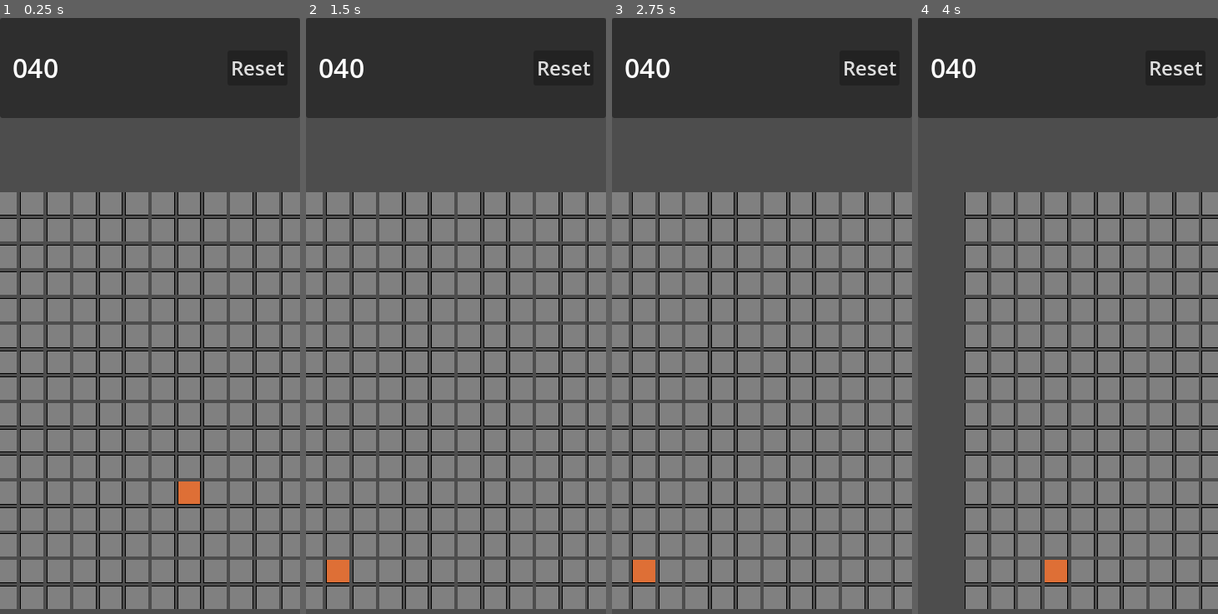
Above: before the commit, frames 1-4 (left to right).
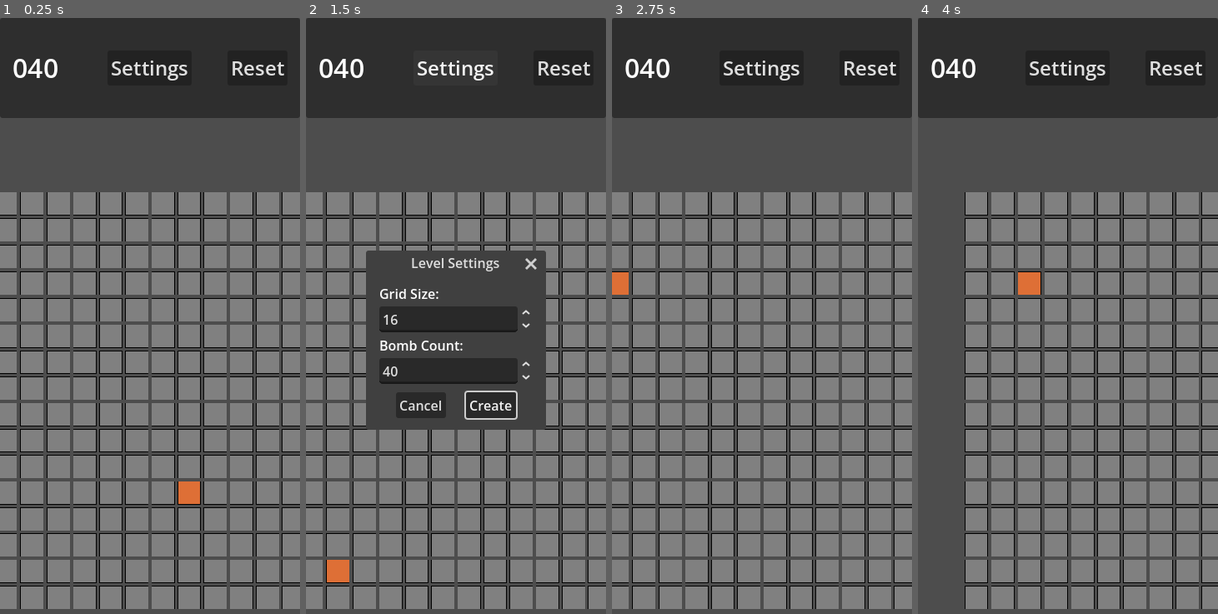
Above: after the commit, the same moments.

Repository: SasaSuppenknecht/MinesweeperApp
Game: Godot game, scene res://scenes/minesweeper.tscn
Same seed, same stepped clock (60 frames per second), same inputs: the game is played once before the commit and once after it.
Inputs (mouse positions are in pixels of both pictures, inside the frame that each line leads up to):
- Up to frame 1 (0.25 s): no input
- Up to frame 2 (1.5 s): click "Reset" at 0.5 s; click (456, 65) at 1.25 s, where only the run after the commit has a clickable "Settings"
- Up to frame 3 (2.75 s): click (798, 405) at 2 s, where only the run after the commit has a clickable "Create"
- Up to frame 4 (4 s): drag from (924, 202) to (1098, 202) at 2.77 s; tap Enter at 3.5 s; drag from (978, 202) to (1053, 482) at 3.52 s

The runs differ from the first frame. In frame 1, 0.3% of the frame differs, in the area x 37-63%, y 7-11%; in frame 2, 16%, in the area x 20-80%, y 7-70%; in frame 3, 0.8%; in frame 4, 0.8%.

Commit message:
Added Level size settings Removed unnecessary menu file

Diff:
--- a/scenes/minesweeper.tscn
+++ b/scenes/minesweeper.tscn
@@ -3,8 +3,8 @@
 [ext_resource type="Script" uid="uid://kjt3dqn7gt4s" path="res://scripts/main.gd" id="1_2m5h3"]
 [ext_resource type="Script" uid="uid://b45irb86srp4g" path="res://scripts/flag_counter.gd" id="1_p5s82"]
 [ext_resource type="Script" uid="uid://dy7sfphvgrjpu" path="res://scripts/camera_control.gd" id="1_xhb67"]
+[ext_resource type="Script" uid="uid://baw37j0j8ryyq" path="res://scripts/level_settings.gd" id="2_f7qek"]
 [ext_resource type="Script" uid="uid://bci7fv1akbxma" path="res://scripts/game_board.gd" id="2_xhb67"]
-[ext_resource type="Script" uid="uid://dcjlsgs2mqwic" path="res://scripts/menu.gd" id="3_f7qek"]
 
 [node name="Minesweeper" type="Control" unique_id=923418698]
 layout_mode = 3
@@ -15,6 +15,41 @@
 grow_vertical = 2
 mouse_filter = 1
 script = ExtResource("1_2m5h3")
+
+[node name="LevelSettings" type="ConfirmationDialog" parent="." unique_id=2054589235]
+oversampling_override = 1.0
+title = "Level Settings"
+initial_position = 1
+size = Vector2i(200, 177)
+ok_button_text = "Create"
+script = ExtResource("2_f7qek")
+
+[node name="VBoxContainer" type="VBoxContainer" parent="LevelSettings" unique_id=1460173657]
+offset_left = 8.0
+offset_top = 8.0
+offset_right = 192.0
+offset_bottom = 128.0
+
+[node name="Label" type="Label" parent="LevelSettings/VBoxContainer" unique_id=565519101]
+layout_mode = 2
+text = "Grid Size:"
+
+[node name="GridSize" type="SpinBox" parent="LevelSettings/VBoxContainer" unique_id=1166953558]
+unique_name_in_owner = true
+layout_mode = 2
+min_value = 3.0
+value = 3.0
+rounded = true
+
+[node name="Label2" type="Label" parent="LevelSettings/VBoxContainer" unique_id=996471323]
+layout_mode = 2
+text = "Bomb Count:"
+
+[node name="BombCount" type="SpinBox" parent="LevelSettings/VBoxContainer" unique_id=477383529]
+unique_name_in_owner = true
+layout_mode = 2
+min_value = 1.0
+value = 1.0
 
 [node name="Panel" type="Panel" parent="." unique_id=1695006]
 layout_mode = 1
@@ -45,13 +80,19 @@
 text = "000"
 script = ExtResource("1_p5s82")
 
+[node name="Settings" type="Button" parent="Panel/MarginContainer/HBoxContainer" unique_id=201222807]
+layout_mode = 2
+size_flags_horizontal = 6
+size_flags_vertical = 4
+theme_override_font_sizes/font_size = 24
+text = "Settings"
+
 [node name="Reset" type="Button" parent="Panel/MarginContainer/HBoxContainer" unique_id=420025478]
 layout_mode = 2
 size_flags_horizontal = 10
 size_flags_vertical = 4
 theme_override_font_sizes/font_size = 24
 text = "Reset"
-script = ExtResource("3_f7qek")
 
 [node name="SubViewportContainer" type="SubViewportContainer" parent="." unique_id=22694879]
 layout_mode = 1
@@ -86,4 +127,8 @@
 columns = 2
 script = ExtResource("2_xhb67")
 
-[connection signal="pressed" from="Panel/MarginContainer/HBoxContainer/Reset" to="Panel/MarginContainer/HBoxContainer/Reset" method="_on_pressed"]
+[connection signal="about_to_popup" from="LevelSettings" to="LevelSettings" method="_on_about_to_popup"]
+[connection signal="canceled" from="LevelSettings" to="LevelSettings" method="_on_canceled"]
+[connection signal="confirmed" from="LevelSettings" to="LevelSettings" method="_on_confirmed"]
+[connection signal="pressed" from="Panel/MarginContainer/HBoxContainer/Settings" to="LevelSettings" method="_on_settings_pressed"]
+[connection signal="pressed" from="Panel/MarginContainer/HBoxContainer/Reset" to="SubViewportContainer/SubViewport/GameBoard" method="create_level"]
--- /dev/null
+++ b/scripts/level_settings.gd
@@ -0,0 +1,25 @@
+extends ConfirmationDialog
+
+
+func _ready():
+	(%GridSize.get_line_edit() as LineEdit).virtual_keyboard_type = LineEdit.KEYBOARD_TYPE_NUMBER_DECIMAL
+	(%BombCount.get_line_edit() as LineEdit).virtual_keyboard_type = LineEdit.KEYBOARD_TYPE_NUMBER_DECIMAL
+
+
+func _on_confirmed():
+	%GameBoard.grid_size = %GridSize.value
+	%GameBoard.bomb_count = %BombCount.value
+	%GameBoard.create_level()
+
+
+func _on_canceled():
+	hide()
+
+
+func _on_about_to_popup():
+	%GridSize.value = %GameBoard.grid_size
+	%BombCount.value = %GameBoard.bomb_count
+
+
+func _on_settings_pressed():
+	popup_centered()
--- a/scripts/menu.gd
+++ /dev/null
@@ -1,5 +0,0 @@
-extends Button
-
-
-func _on_pressed():
-	%GameBoard.create_level()
Not shown, changed: notes.txt
Not shown, added: scripts/level_settings.gd.uid
Not shown, removed: scripts/menu.gd.uid
